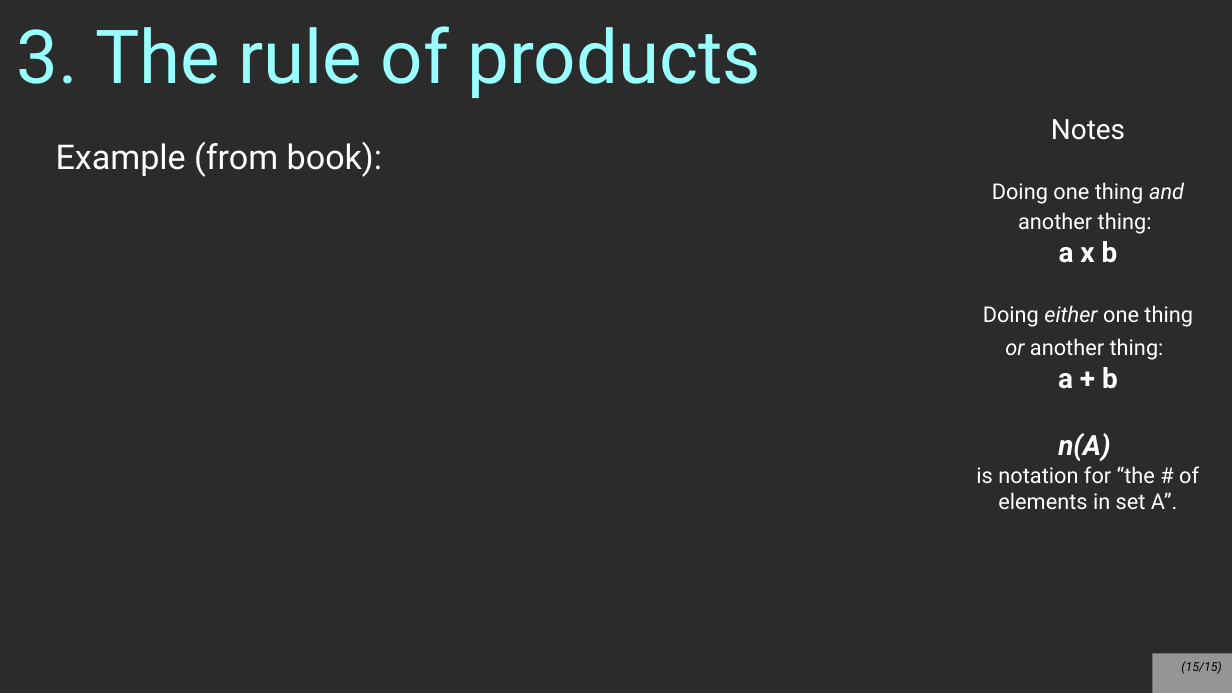
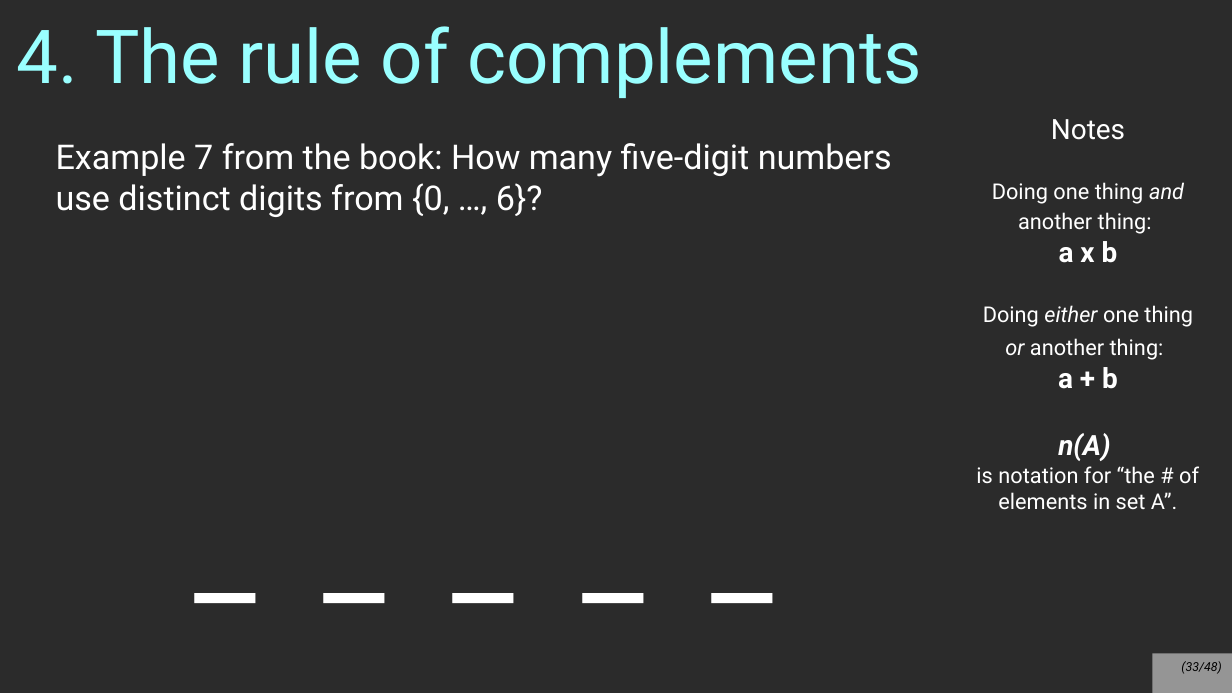
Before and after one commit to nguyenchithien/CS211-Discrete-Structures-II, a slide deck: slide 33 of Lectures/Lecture 5.2.odp (slide 15 before the commit). Drawn at 1232x693 pixels with LibreOffice and Linux fonts; fonts in the diff are those of the drawing; background and template pictures are left out; a plain dark background stands for a picture behind light text. Boxes give left, top, right and bottom in pixels: in the first picture for what was removed or moved away, otherwise in the second. Text is boxed around its words. In the diff, an @@ line names an element or a change of style, - is before the commit and + after.

Commit message:
Lecture 5.2

```diff
--- a/Lectures/Lecture 5.2.odp
+++ b/Lectures/Lecture 5.2.odp
@@ title at (x1=17, y1=26, x2=922, y2=98): text changed @@
-3. The rule of products
+4. The rule of complements
@@ text removed at (x1=56, y1=142, x2=382, y2=177) @@
-Example (from book):
@@ text added at (x1=56, y1=143, x2=892, y2=217), 22 pt, text #FFFFFF @@
+Example 7 from the book: How many five-digit numbers use distinct digits from {0, …, 6}?
@@ text added at (x1=164, y1=452, x2=803, y2=693), 88 pt, text #FFFFFF @@
+_ _ _ _ _
@@ page number at (x1=1181, y1=661, x2=1221, y2=674): text changed @@
-(15/15)
+(33/48)
```
Also in this commit, not shown: 12 other slides changed, 32 slides added, 1 slide removed, 8 other files.
